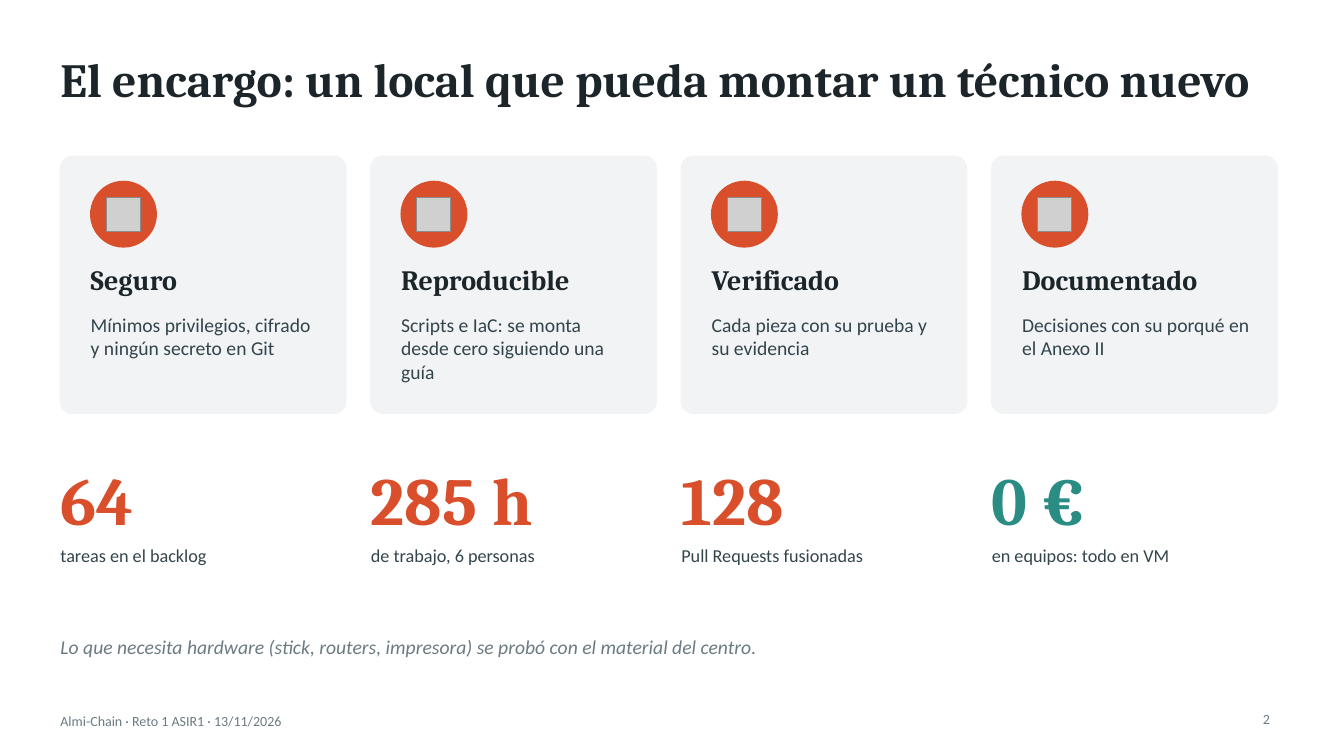
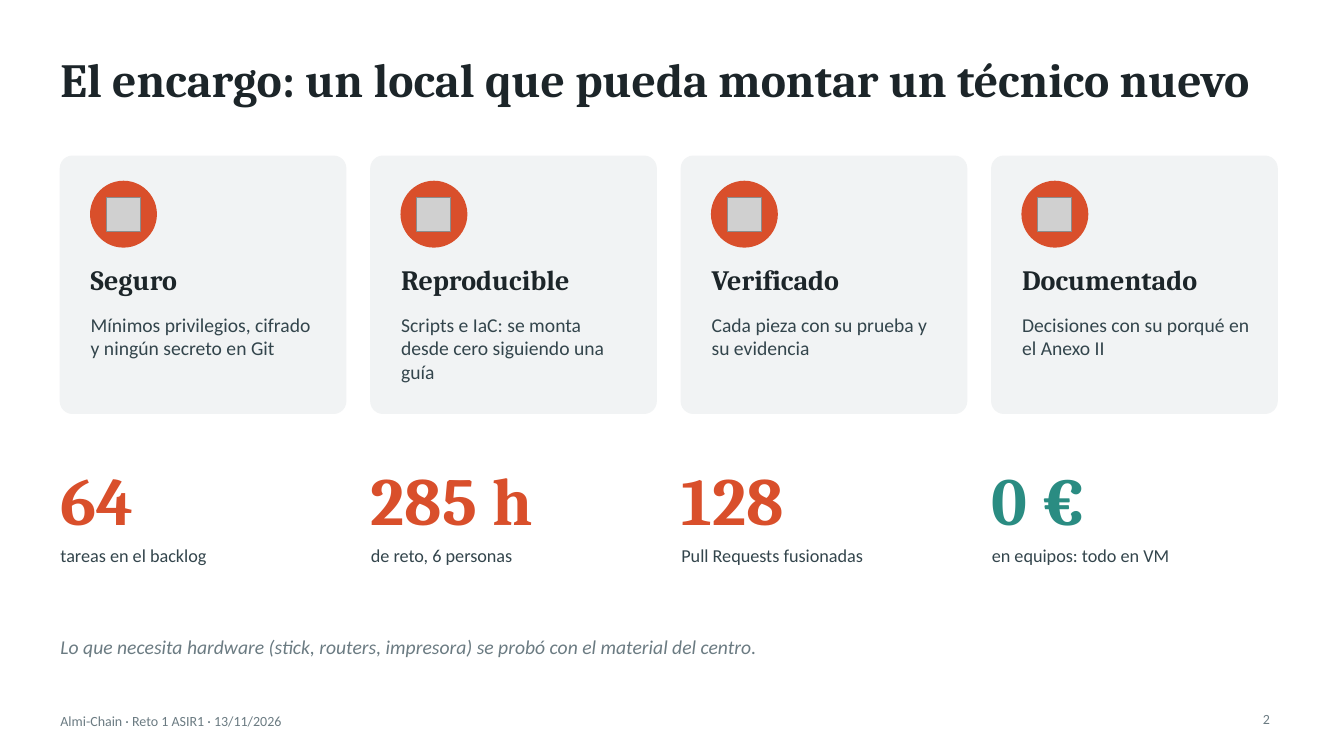
Before and after one commit to zHGx-alt/Reto-Asir, a slide deck: slide 2 of docs/Almi-Chain-presentacion.pptx. Drawn at 1344x756 pixels with LibreOffice and Linux fonts; fonts in the diff are those of the drawing; grey boxes stand for pictures. Boxes give left, top, right and bottom in pixels: in the first picture for what was removed or moved away, otherwise in the second. Text is boxed around its words. In the diff, an @@ line names an element or a change of style, - is before the commit and + after.

```diff
--- a/docs/Almi-Chain-presentacion.pptx
+++ b/docs/Almi-Chain-presentacion.pptx
@@ text at (371,549,513,565): text changed @@
-de trabajo, 6 personas
+de reto, 6 personas
```
Also in this commit, not shown: 1 other slide changed, 10 other files.
